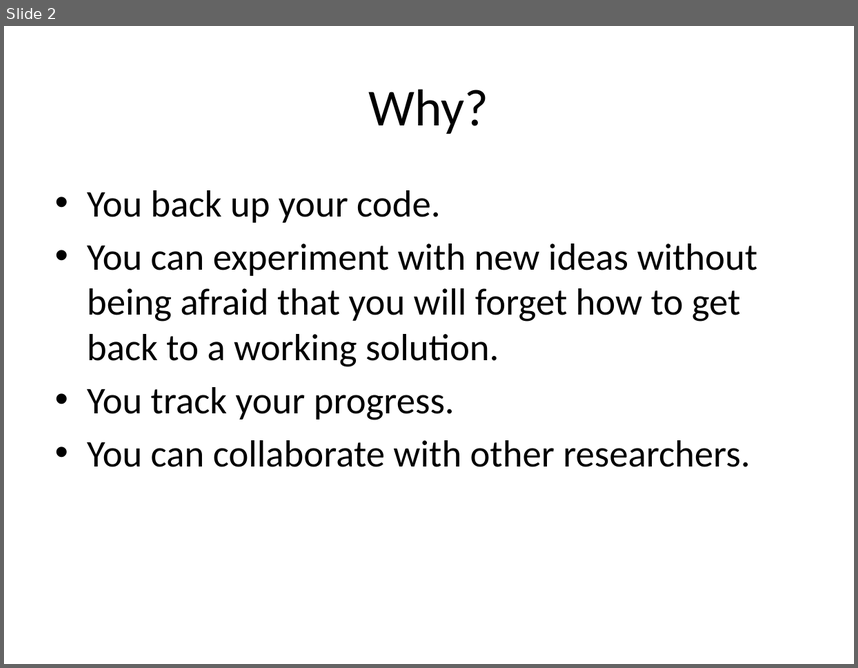
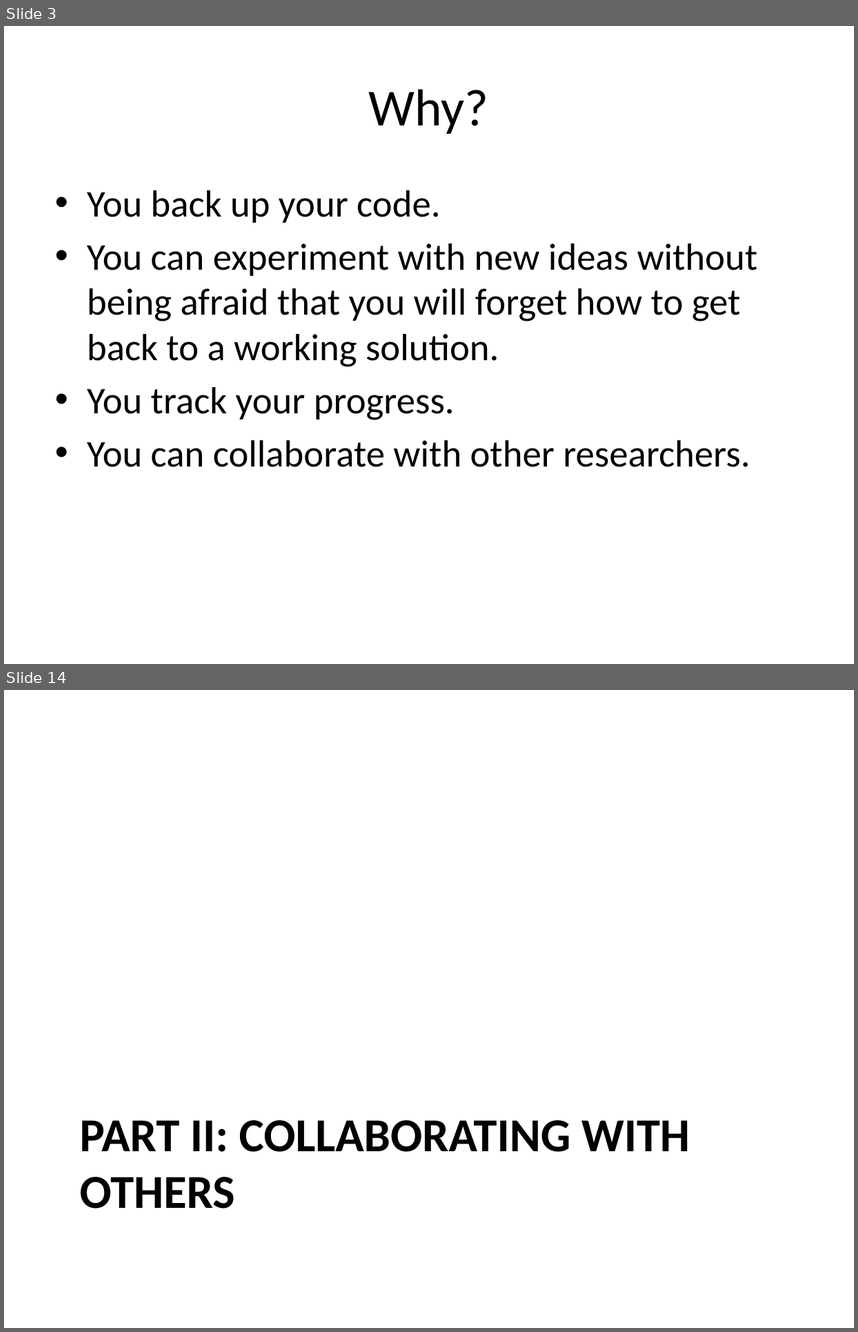
Before and after one commit to mikehulluk/IntroductionToResearchComputing, a slide deck: Wk5/Source Code Version Control Using Git.pptx. Shown one above the other, each under a label of ours: slide 2 before the commit, slides 3 and 14 after it; the slides between them are not shown. The pictures are 858x668 and 858x1332 pixels, drawn with LibreOffice and Linux fonts; fonts in the diff are those of the drawing. Boxes give left, top, right and bottom in pixels: in the first picture for what was removed or moved away, otherwise in the second. Text is boxed around its words. In the diff, an @@ line names an element or a change of style, - is before the commit and + after.

```diff
--- a/Wk5/Source Code Version Control Using Git.pptx
+++ b/Wk5/Source Code Version Control Using Git.pptx
@@ slide 14 added at (x1=4, y1=690, x2=854, y2=1328), background #FFFFFF @@
@@ title added at (x1=80, y1=1120, x2=690, y2=1208), 40 pt, text #000000, bold @@
+PART II: COLLABORATING WITH OTHERS
@@ what was slide 2 is now slide 3 @@
```
Also in this commit, not shown: 6 slides changed, 8 other slides added, 1 slide removed.
